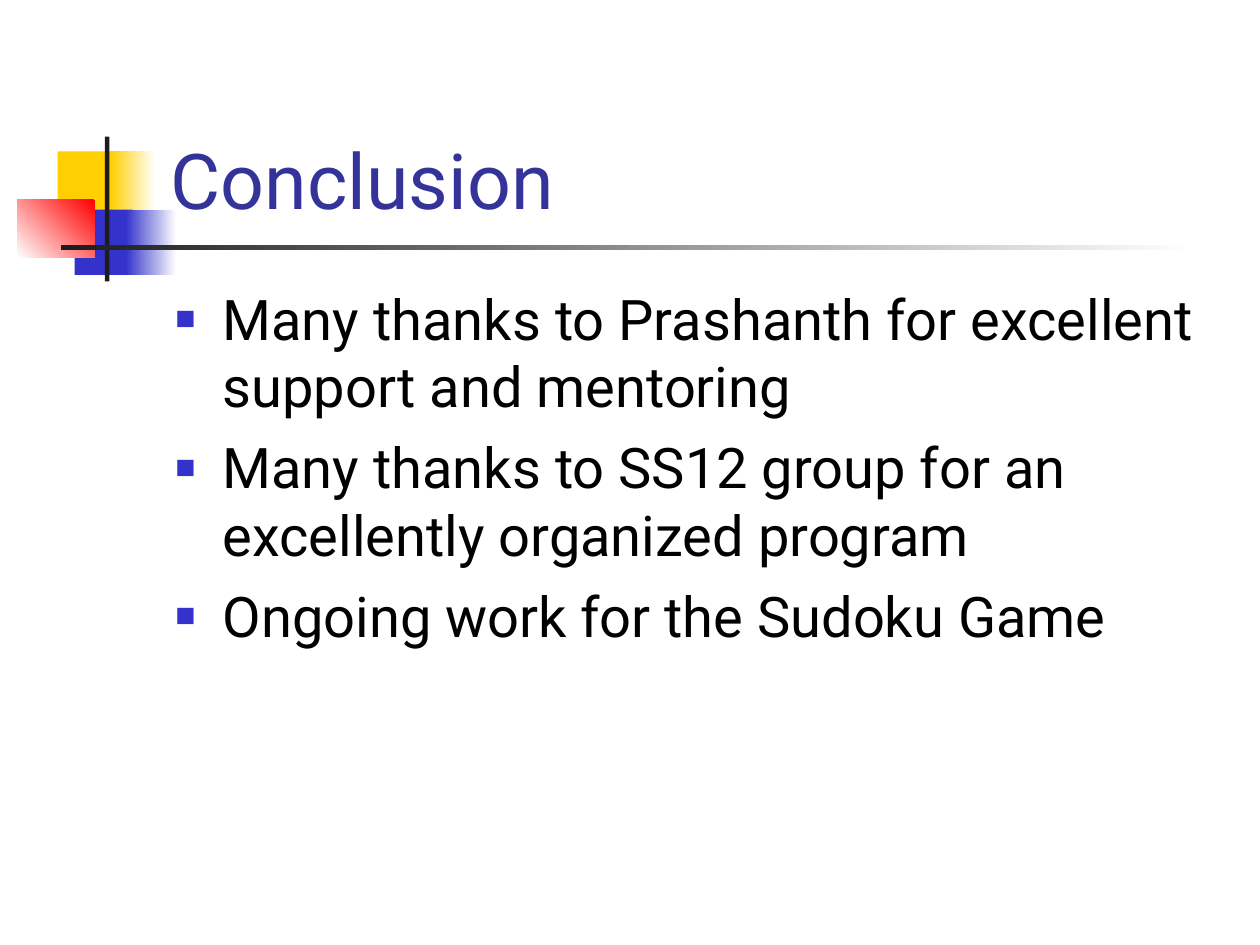
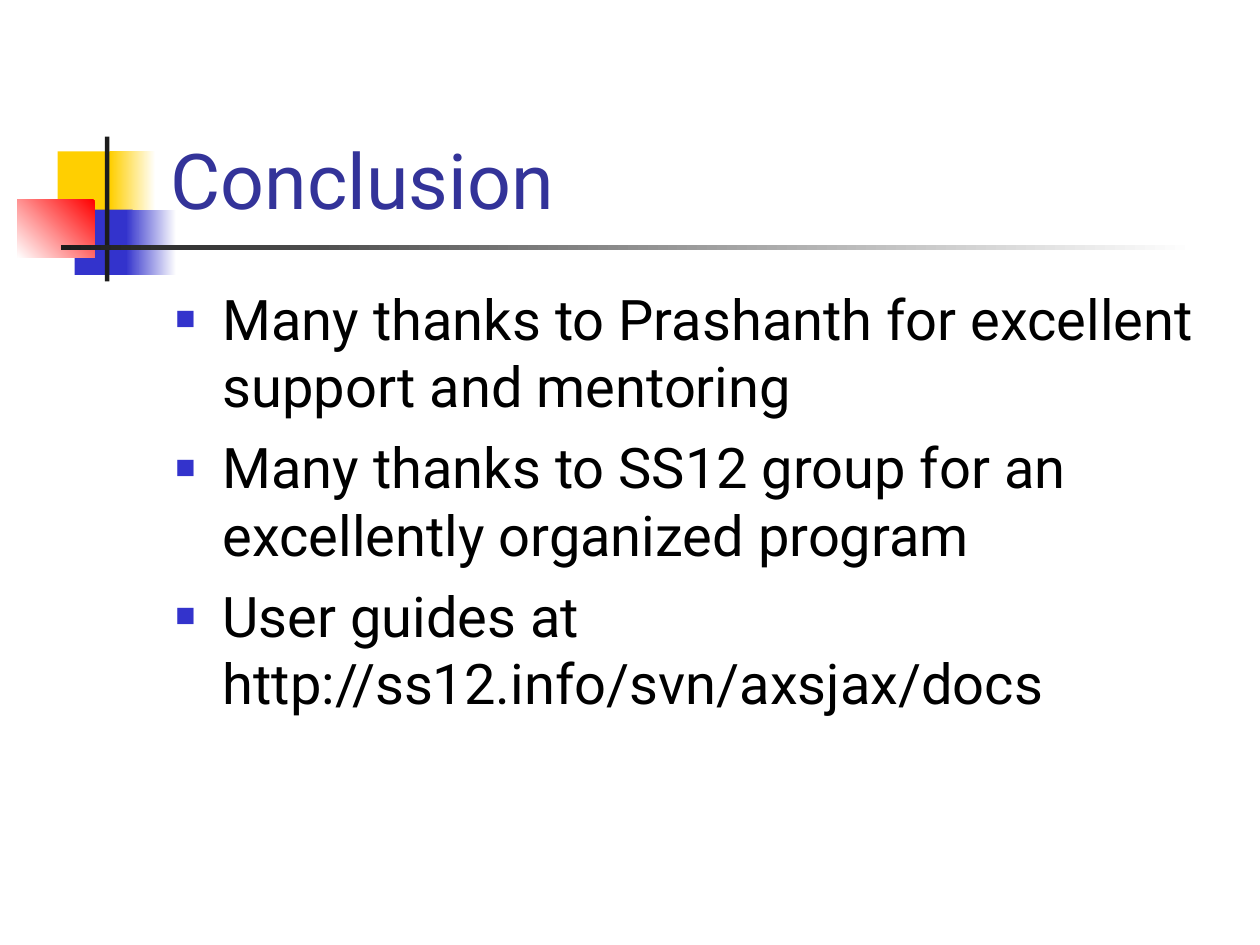
Before and after one commit to ProjPossibility/pp-axsjax-scripts, a slide deck: slide 11 of AxsJax.ppt. Drawn at 1260x945 pixels with LibreOffice and Linux fonts; fonts in the diff are those of the drawing. Boxes give left, top, right and bottom in pixels: in the first picture for what was removed or moved away, otherwise in the second. Text is boxed around its words. In the diff, an @@ line names an element or a change of style, - is before the commit and + after.

```diff
--- a/AxsJax.ppt
+++ b/AxsJax.ppt
@@ text at box(223, 595, 1043, 716): text changed @@
-■ Ongoing work for the Sudoku Game
+■ User guides at http://ss12.info/svn/axsjax/docs
```
Also in this commit, not shown: 1 other file.
